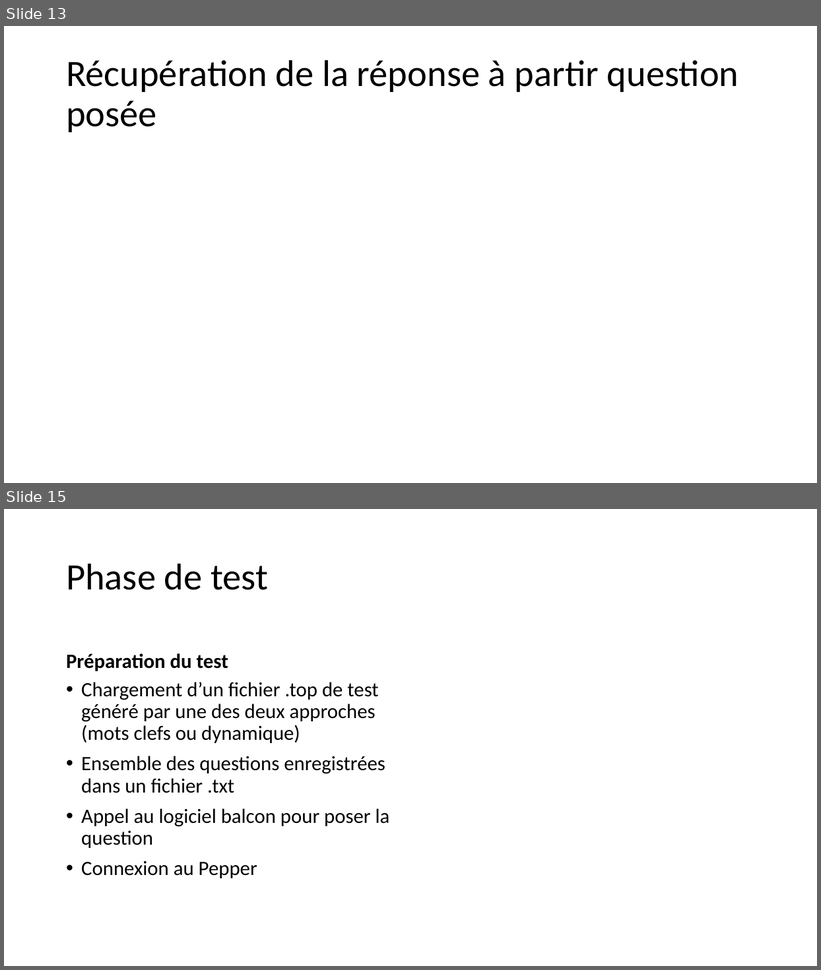
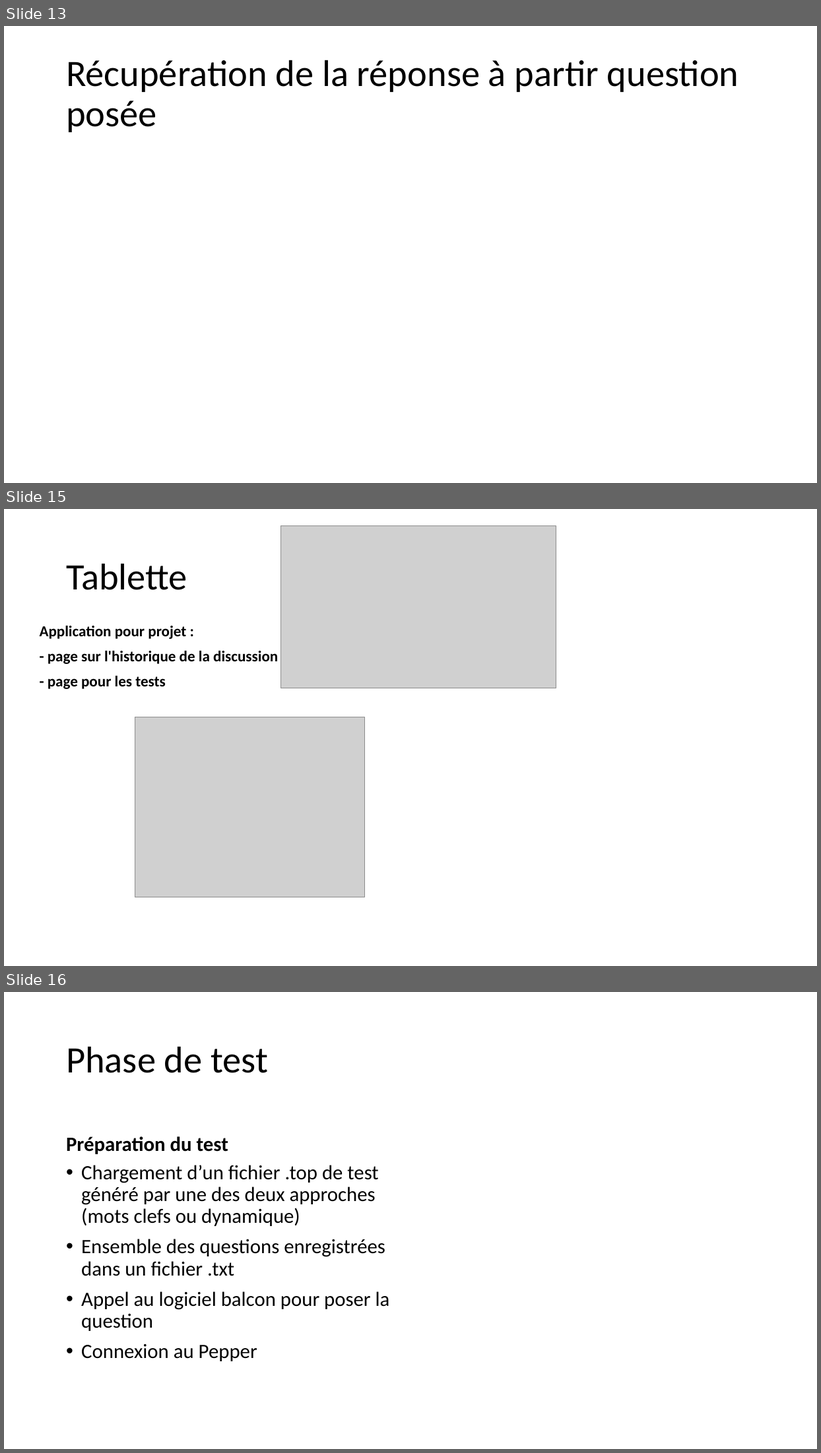
Before and after one commit to PorteAntoine/IHM_PEPPER_CPE2017, a slide deck: Rapport/Diapo_ihm_pepper.pptx. Shown one above the other, each under a label of ours: slides 13 and 15 before the commit, slides 13, 15 and 16 after it; the slides between them are not shown. The pictures are 821x970 and 821x1453 pixels, drawn with LibreOffice and Linux fonts; fonts in the diff are those of the drawing; grey boxes stand for pictures; background and template pictures are left out. Boxes give left, top, right and bottom in pixels: in the first picture for what was removed or moved away, otherwise in the second. Text is boxed around its words. In the diff, an @@ line names an element or a change of style, - is before the commit and + after.

```diff
--- a/Rapport/Diapo_ihm_pepper.pptx
+++ b/Rapport/Diapo_ihm_pepper.pptx
@@ slide 15 added at [4, 509, 817, 966], background picture (left out) @@
@@ picture added at [281, 525, 556, 688] @@
@@ title added at [66, 563, 187, 590], 44 pt, text #000000 @@
+Tablette
@@ text added at [40, 625, 278, 689], 18 pt, text #000000, bold @@
+Application pour projet :
+- page sur l'historique de la discussion
+- page pour les tests
@@ picture added at [135, 718, 365, 898] @@
@@ what was slide 15 is now slide 16 @@
```
Also in this commit, not shown: 1 other slide added, 1 slide removed.
